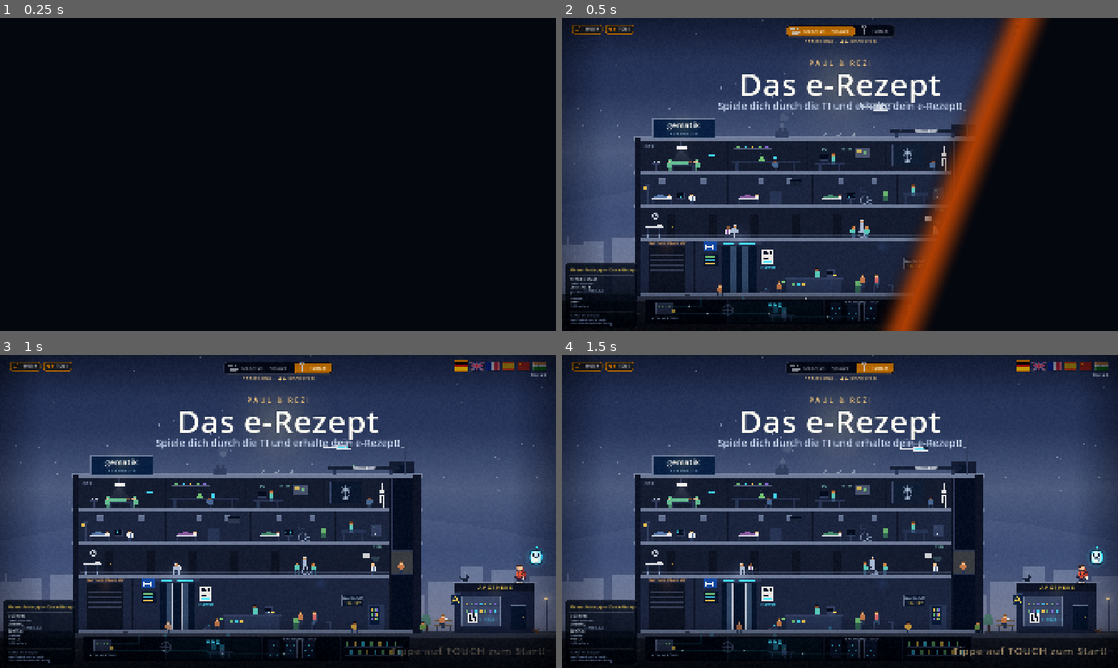
Above: before the commit, frames 1-4 (two rows, left to right).
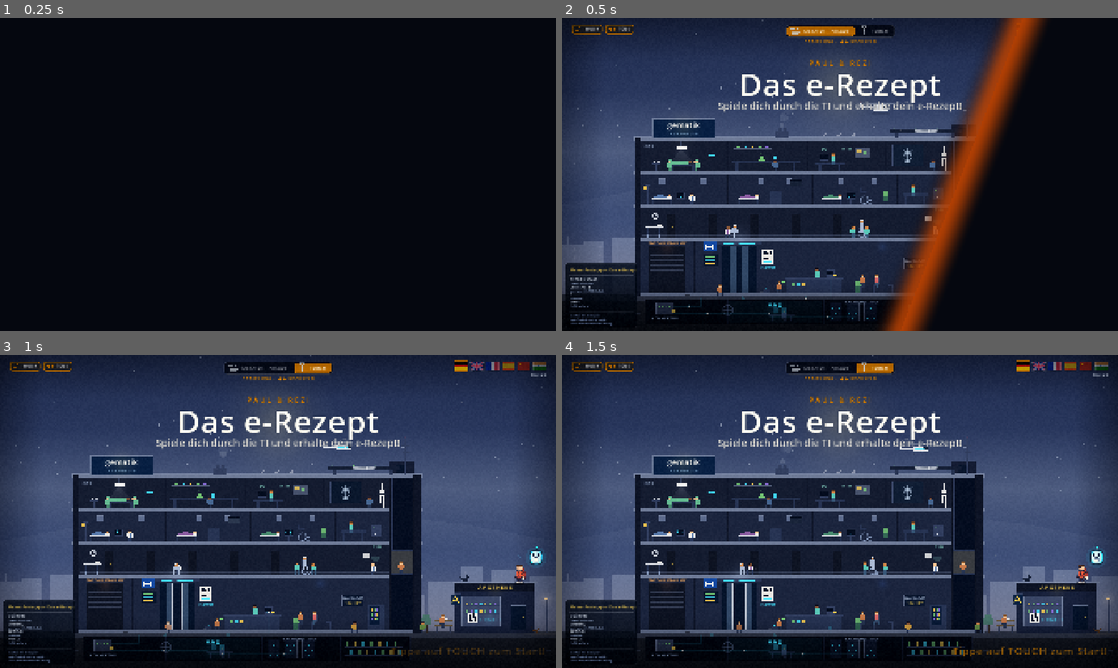
Above: after the commit, the same moments.

Repository: Arantir01010/erezept-jump-and-run
Game: Godot game, scene res://scenes/Main.tscn
Same seed, same stepped clock (60 frames per second), same inputs: the game is played once before the commit and once after it.
Inputs (mouse positions are in pixels of both pictures, inside the frame that each line leads up to):
- Up to frame 1 (0.25 s): no input
- Up to frame 2 (0.5 s): no input
- Up to frame 3 (1 s): tap Enter at 0.5 s; move the mouse to (400, 495) at 0.52 s; hold Right (move_right) from 0.53 s (still down); tap E (action) at 0.6 s; click (400, 495) at 0.67 s
- Up to frame 4 (1.5 s): release Right (move_right) at 1.25 s; drag from (728, 527) to (812, 574) at 1.27 s

Frame 1 is identical in both runs. In frame 2, 0.4% of the frame differs, in the area x 28-72%, y 6-30%; in frame 3, 0.6%; in frame 4, 0.7%, in the area x 28-98%, y 6-97%.

Commit message:
Brand-Tokens: Eyebrow/Danger-Rollen, Screen-Kopf auf Palette (Tangerine, #DEDEDE)
Schritt 1 des Design-Prompts: Token-Rollen in Brand.gd benannt, das Bauteil
Screen-Kopf (Eyebrow, Charter-Ueberschrift, Helvetica-Satz, Weiter-Zeile,
Zeitbalken, Punkte) von Cremegold #ffd591 und Hellblau #cfe0ff auf die
PwC-Werte umgestellt.

Co-Authored-By: Claude Fable 5.1 <noreply@anthropic.com>

Diff:
--- a/godot/src/core/Brand.gd
+++ b/godot/src/core/Brand.gd
@@ -28,10 +28,17 @@
 const GREY_PALE := Color("#F2F2F2")
 const WHITE := Color("#FFFFFF")
 
-# ---- Rollen im Spiel-UI ----
+# ---- Rollen im Spiel-UI (Tokens; Namen wie im Design-Prompt brand/DESIGN-PROMPT.md) ----
+#   --pwc-orange    ORANGE     Marke, Primäraktion, Fortschritt
+#   --pwc-tangerine TANGERINE  Aufforderung, Hervorhebung, Eyebrow, aktiver Zustand
+#   --pwc-yellow    YELLOW     Erfolg, Auszeichnung, Bestwert
+#   --pwc-red       RED        Fehler, Warnung, verweigert (nie dekorativ)
+#   --surface / --surface-solid / --border / --text / --text-dim / --text-muted / --radius
 const UI_ACCENT := TANGERINE          # Aufforderungen, Hervorhebungen (auf dunklem Grund lesbarer als Orange)
 const UI_ACCENT_STRONG := ORANGE      # Primärknopf, Fortschrittsbalken
 const UI_HIGHLIGHT := YELLOW          # Medaillen, Bestwert, Erfolg
+const UI_EYEBROW := TANGERINE         # Eyebrow-Zeilen über Überschriften (Versalien, gesperrt)
+const UI_DANGER := RED                # Fehler, Warnung, verweigert
 const UI_PANEL := Color(0.176, 0.176, 0.176, 0.86)     # GREY_DARK mit Alpha
 const UI_PANEL_SOLID := Color(0.176, 0.176, 0.176, 0.97)
 const UI_BORDER := Color(1.0, 1.0, 1.0, 0.16)
--- a/godot/src/ui/Briefing.gd
+++ b/godot/src/ui/Briefing.gd
@@ -62,7 +62,7 @@
 func _build() -> void:
 	var stroke := Pen.hex(0x0a1730)
 	label(W / 2, 22, tr("STATION %d / %d") % [index + 1, Game.playlist.size()], 5.5,
-		{"color": Pen.hex(0xffd591), "spacing": 1.6, "stroke": stroke, "stroke_w": 1.0})
+		{"color": Brand.UI_EYEBROW, "spacing": 1.6, "stroke": stroke, "stroke_w": 1.0})
 	header(titel, str(daten.get("untertitel", "")))
 	story_cycle = text_zyklus
 	var zl: Array = daten.get("zeilen", [])
--- a/godot/src/ui/Title.gd
+++ b/godot/src/ui/Title.gd
@@ -99,10 +99,10 @@
 
 	# ---- Titel, Subline, Start-Zeile ----
 	var cfg: Dictionary = Game.config.get("titleScreen", {})
-	label(W / 2, 52, "PAUL & REZI", 8, {"color": Pen.hex(0xffd591), "spacing": 2.4, "stroke": Pen.hex(0x0a1730), "stroke_w": 1.0})
+	label(W / 2, 52, "PAUL & REZI", 8, {"color": Brand.UI_EYEBROW, "spacing": 2.4, "stroke": Pen.hex(0x0a1730), "stroke_w": 1.0})
 	label(W / 2, 76, Game.t(cfg.get("headline", {"de": "Das e-Rezept"})), 36, {"serif": true, "stroke": Pen.hex(0x0a1730), "stroke_w": 1.6, "spacing": 0.6})
-	label(W / 2, 101, Game.t(cfg.get("subline", {"de": "Spiele dich durch die TI und erhalte dein e-Rezept!"})), 11.5, {"color": Pen.hex(0xcfe0ff), "bold": false, "stroke": Pen.hex(0x0a1730), "stroke_w": 1.0})
-	press = label(W - 12, 340, "", 12, {"color": Pen.hex(0xffd591), "spacing": 0.5, "origin": Vector2(1, 0.5), "stroke": Pen.hex(0x0a1730), "stroke_w": 1.0})
+	label(W / 2, 101, Game.t(cfg.get("subline", {"de": "Spiele dich durch die TI und erhalte dein e-Rezept!"})), 11.5, {"color": Brand.UI_TEXT_DIM, "bold": false, "stroke": Pen.hex(0x0a1730), "stroke_w": 1.0})
+	press = label(W - 12, 340, "", 12, {"color": Brand.UI_ACCENT, "spacing": 0.5, "origin": Vector2(1, 0.5), "stroke": Pen.hex(0x0a1730), "stroke_w": 1.0})
 
 	# ---- Bedienungswahl: zwei Felder über der Start-Zeile ----
 	# Felder so breit wie ihr (übersetzter) Text + Symbol, der Rahmen mittig am oberen Rand
@@ -119,7 +119,7 @@
 	for p in _pills:
 		var r: Rect2 = p["rect"]
 		_place(p["label"], r.position.x + 19.0, PILL_Y + PILL_H / 2)
-	label(320, PILL_Y + PILL_H + 5.5, "BEDIENUNG · ◀ ▶ WECHSELN", 3.6, {"color": Pen.hex(0xffd591), "spacing": 1.2})
+	label(320, PILL_Y + PILL_H + 5.5, "BEDIENUNG · ◀ ▶ WECHSELN", 3.6, {"color": Brand.UI_EYEBROW, "spacing": 1.2})
 	mode = Kiosk.suggested_input_mode()
 	_seg = 1.0 if mode == "touch" else 0.0
 	_lang_label = label(FLAG_X0 + 6 * FLAG_STEP - 4.0, 23.5, str(Game.LANG_NAMES.get(Game.lang, "Deutsch")), 3.8,
--- a/godot/src/ui/Vignette.gd
+++ b/godot/src/ui/Vignette.gd
@@ -87,7 +87,7 @@
 	add_child(textlayer)
 	_build()
 	if weiter_text != "":
-		weiter = label(W - 12, 340, weiter_text, 10.5, {"color": Pen.hex(0xffd591), "spacing": 0.4, "origin": Vector2(1, 0.5), "stroke": Pen.hex(0x0a1730), "stroke_w": 1.0})
+		weiter = label(W - 12, 340, weiter_text, 10.5, {"color": Brand.UI_ACCENT, "spacing": 0.4, "origin": Vector2(1, 0.5), "stroke": Pen.hex(0x0a1730), "stroke_w": 1.0})
 		weiter.modulate.a = 0.0
 	if entrance:
 		_entrance()
@@ -162,10 +162,10 @@
 	_draw_story_band(c)
 	# Weiter-Zeile erst nach der Mindestdauer; vorher ein feiner Zeitbalken
 	if sperre > 0.0 and tz < sperre:
-		Pen.rect(c, W - 72, 339, 60, 1.6, Pen.hex(0xffd591, 0.2))
-		Pen.rect(c, W - 72, 339, 60.0 * tz / sperre, 1.6, Pen.hex(0xffd591, 0.6))
+		Pen.rect(c, W - 72, 339, 60, 1.6, Pen.alpha(Brand.UI_ACCENT, 0.25))
+		Pen.rect(c, W - 72, 339, 60.0 * tz / sperre, 1.6, Pen.alpha(Brand.UI_ACCENT_STRONG, 0.9))
 	for i in dots.size():
-		Pen.circle(c, W - 40 + i * 10, 352, 2, Pen.hex(0xffd591, 0.9 if dots[i] else 0.3))
+		Pen.circle(c, W - 40 + i * 10, 352, 2, Brand.UI_ACCENT if dots[i] else Pen.alpha(Brand.UI_TEXT_MUTED, 0.7))
 
 
 func _unhandled_input(event: InputEvent) -> void:
@@ -257,7 +257,7 @@
 ## Titel + Untertitel wie auf allen Info-Screens.
 func header(titel: String, untertitel: String) -> void:
 	label(W / 2, 44, titel, 26, {"serif": true, "stroke": Pen.hex(0x0a1730), "stroke_w": 1.2, "spacing": 1.2})
-	label(W / 2, 72, untertitel, 10.5, {"color": Pen.hex(0xcfe0ff), "bold": false, "stroke": Pen.hex(0x0a1730), "stroke_w": 1.0})
+	label(W / 2, 72, untertitel, 10.5, {"color": Brand.UI_TEXT_DIM, "bold": false, "stroke": Pen.hex(0x0a1730), "stroke_w": 1.0})
 
 
 # ---------------------------------------------------------------- Erzählband
--- a/godot/src/ui/Wissen.gd
+++ b/godot/src/ui/Wissen.gd
@@ -72,7 +72,7 @@
 func _build() -> void:
 	var v: Dictionary = DATEN[id]
 	label(W / 2, 22, tr("ePA-WISSEN · TEIL %d / 4") % int(TEIL[id]), 5.5,
-		{"color": Pen.hex(0xffd591), "spacing": 1.6, "stroke": Pen.hex(0x0a1730), "stroke_w": 1.0})
+		{"color": Brand.UI_EYEBROW, "spacing": 1.6, "stroke": Pen.hex(0x0a1730), "stroke_w": 1.0})
 	header(str(v["titel"]), str(v["untertitel"]))
 	story_cycle = float(v["zyklus"])
 	for z in v["zeilen"]:
